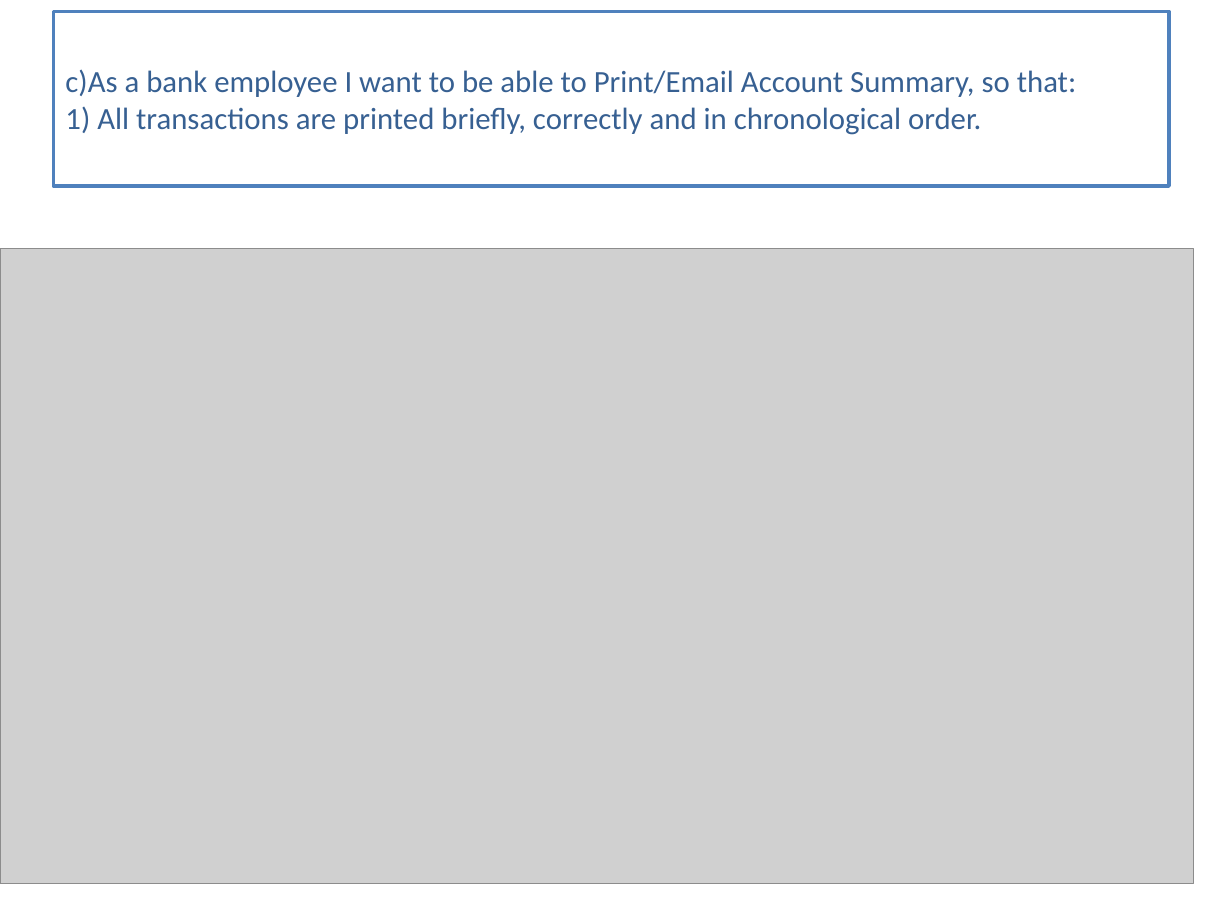
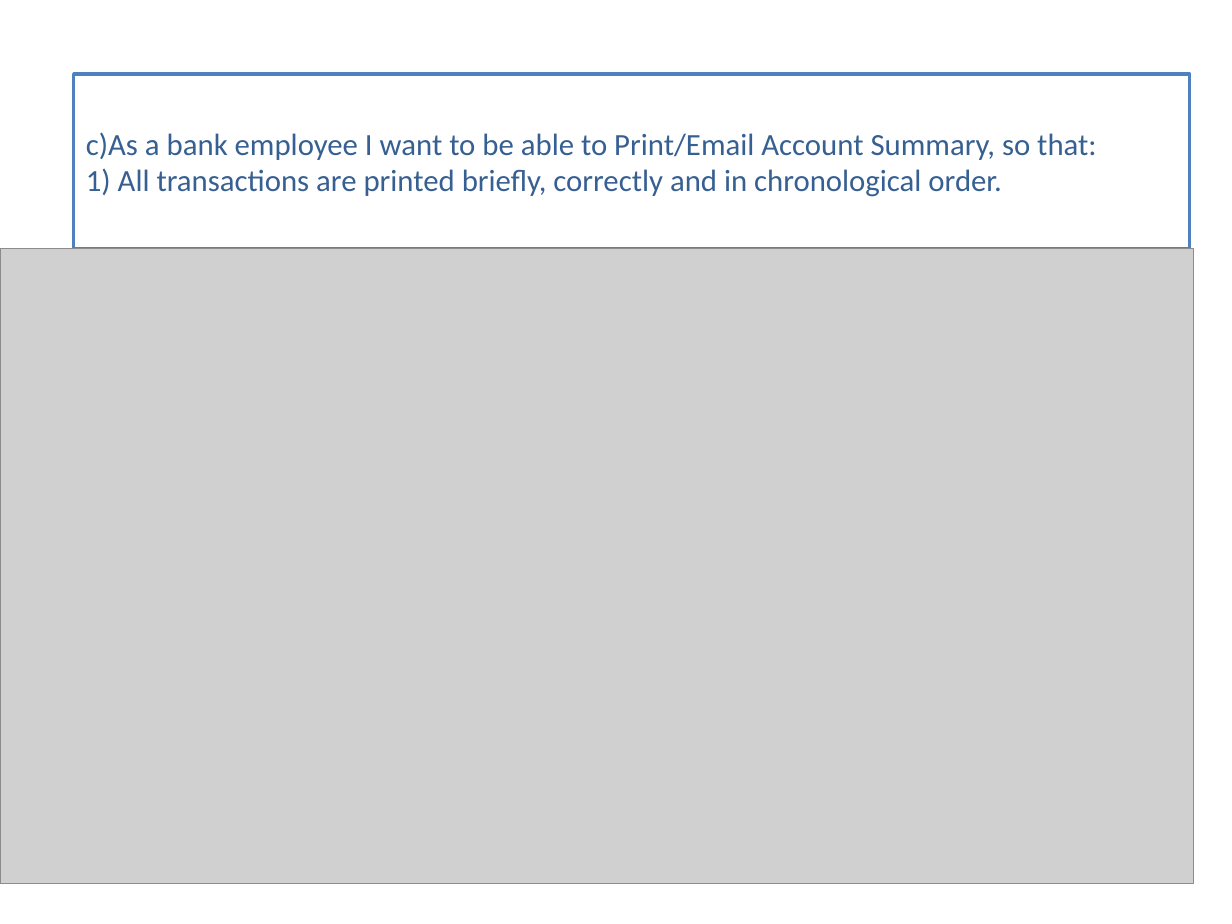
Before and after one commit to SamanwayCapg/Pecunia_codes, a slide deck: slide 9 of Presentation Ayush.pptx. Drawn at 1232x924 pixels with LibreOffice and Linux fonts; fonts in the diff are those of the drawing; grey boxes stand for pictures. Boxes give left, top, right and bottom in pixels: in the first picture for what was removed or moved away, otherwise in the second. Text is boxed around its words. In the diff, an @@ line names an element or a change of style, - is before the commit and + after.

```diff
--- a/Presentation Ayush.pptx
+++ b/Presentation Ayush.pptx
@@ rectangle "c)As a bank employee I ...": place and size @@
-rectangle "c)As a bank employee I ..." at bbox=[53, 11, 1169, 186]
+rectangle "c)As a bank employee I ..." at bbox=[74, 74, 1190, 249]
```
Also in this commit, not shown: 5 other files.
